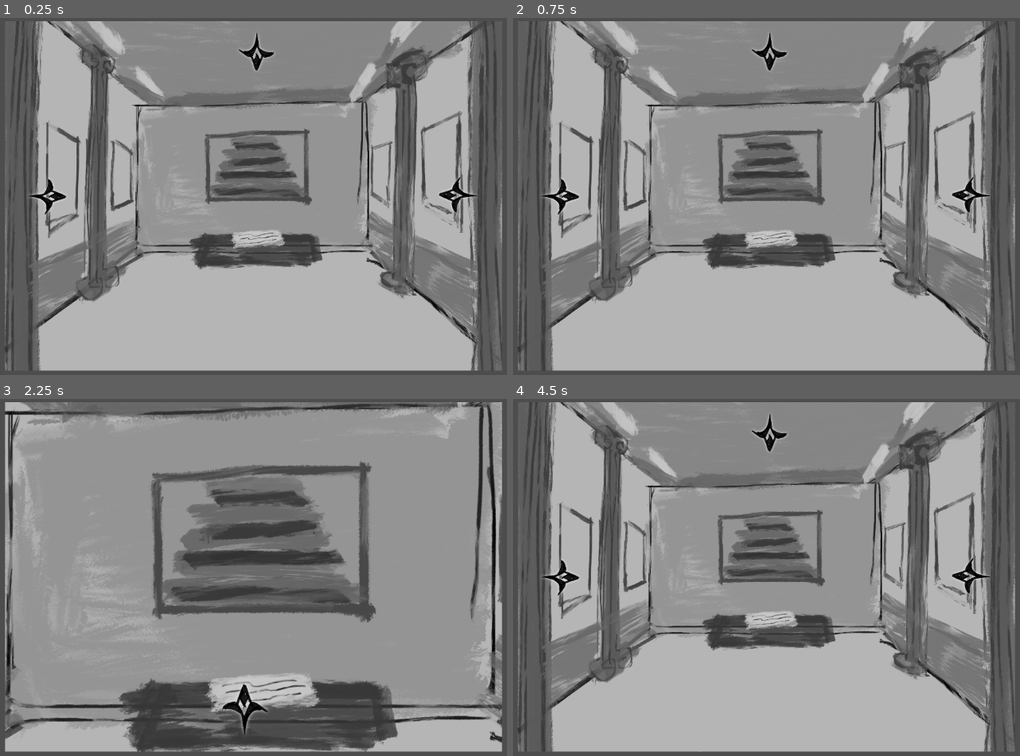
Above: before the commit, frames 1-4 (two rows, left to right).
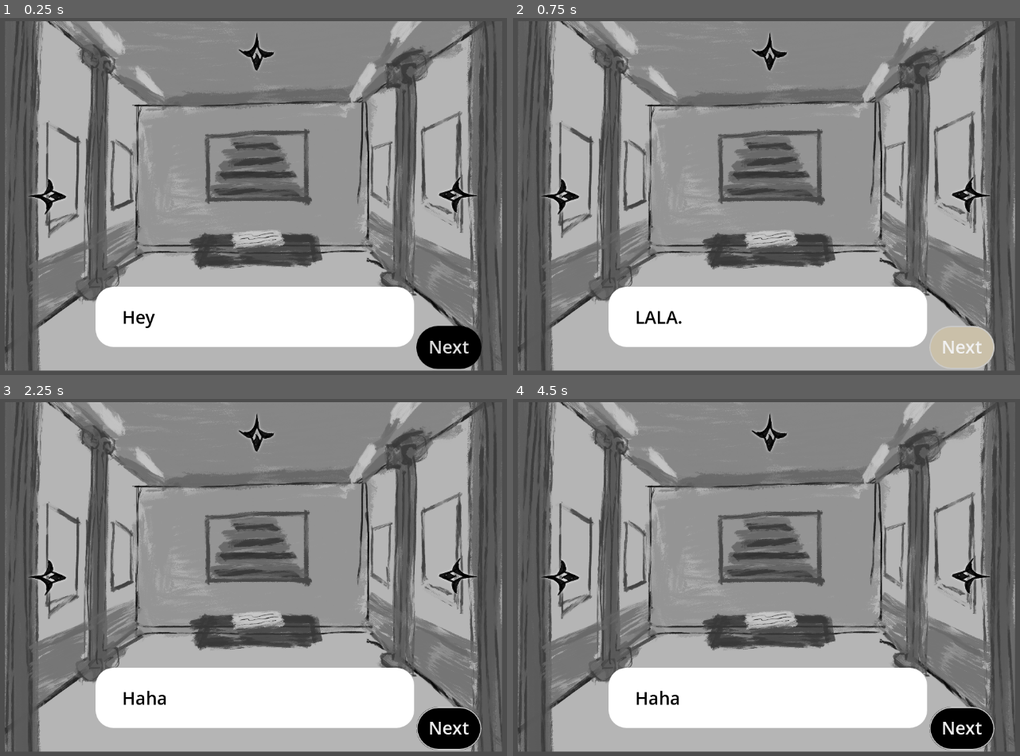
Above: after the commit, the same moments.

Repository: yaliu10/Escape-Room
Game: Godot game, scene res://Scenes/main.tscn
Two runs of this game, one before a commit and one after it. Both use one fixed random seed, a clock stepped at 60 frames per second and the inputs below. Before the commit the project starts from res://main.tscn.
Inputs (mouse positions are in pixels of both pictures, inside the frame that each line leads up to):
- Up to frame 1 (0.25 s): no input
- Up to frame 2 (0.75 s): click (964, 346) at 0.5 s, where only the run after the commit has a clickable "Next"
- Up to frame 3 (2.25 s): click (451, 727) at 1.25 s, where only the run after the commit has a clickable "Next"; click (258, 434) at 2 s
- Up to frame 4 (4.5 s): click (969, 577) at 2.75 s; click (558, 577) at 3.5 s; click (756, 709) at 4.27 s

The runs differ from the first frame. In frame 1, 12% of the frame differs, in the area x 18-95%, y 75-99%; in frame 2, 11%; in frame 3, 71%, in the area x 0-100%, y 0-99%; in frame 4, 12%.

Commit message:
Not sure what it is

Diff:
--- a/escape-room/project.godot
+++ b/escape-room/project.godot
@@ -11,6 +11,6 @@
 [application]
 
 config/name="Escape Room"
-run/main_scene="res://main.tscn"
+run/main_scene="res://Scenes/main.tscn"
 config/features=PackedStringArray("4.3", "Forward Plus")
 config/icon="res://icon.svg"
